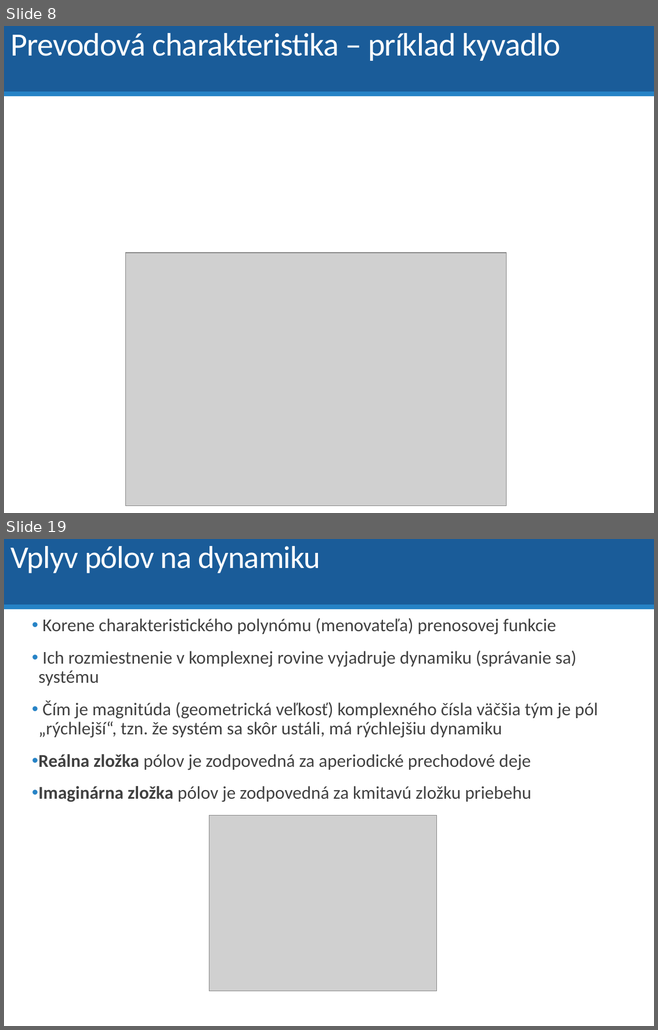
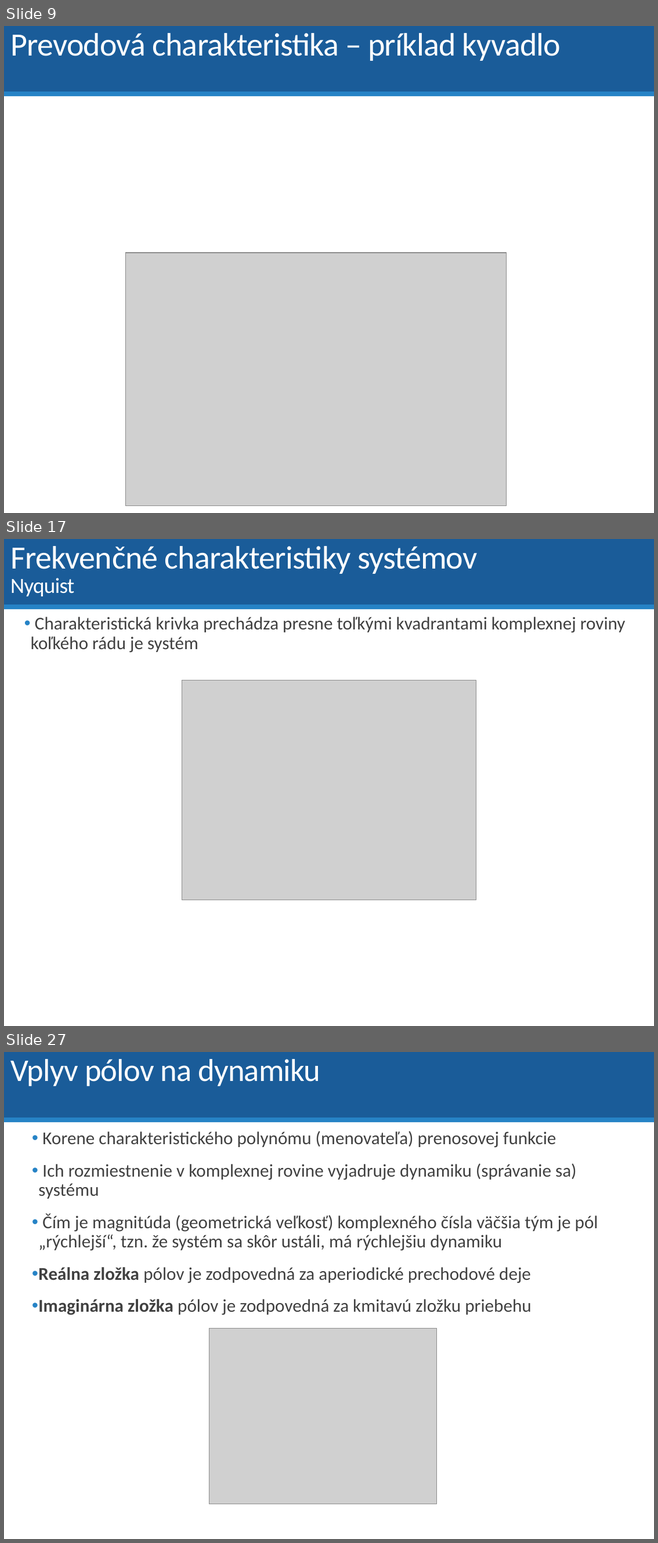
Before and after one commit to dodekm/TeamProjektKybernetika, a slide deck: Nove prednasky/P4 Vlastnosti prenosovych funkcii.pptx. Shown one above the other, each under a label of ours: slides 8 and 19 before the commit, slides 9, 17 and 27 after it; the slides between them are not shown. The pictures are 658x1030 and 658x1543 pixels, drawn with LibreOffice and Linux fonts; fonts in the diff are those of the drawing; grey boxes stand for pictures. Boxes give left, top, right and bottom in pixels: in the first picture for what was removed or moved away, otherwise in the second. Text is boxed around its words. In the diff, an @@ line names an element or a change of style, - is before the commit and + after.

```diff
--- a/Nove prednasky/P4 Vlastnosti prenosovych funkcii.pptx
+++ b/Nove prednasky/P4 Vlastnosti prenosovych funkcii.pptx
@@ slide 17 added at (4, 539, 654, 1026), background #FFFFFF; not listed: 2 template elements that a slide beside it also shows @@
@@ title added at (10, 546, 477, 596), 36 pt, text #FFFFFF @@
+Frekvenčné charakteristiky systémov
+Nyquist
@@ text added at (31, 617, 625, 653), 20 pt, text #404040 @@
+• Charakteristická krivka prechádza presne toľkými kvadrantami komplexnej roviny koľkého rádu je systém
@@ picture added at (182, 681, 476, 900) @@
@@ what was slide 8 is now slide 9 @@
@@ what was slide 19 is now slide 27 @@
```
Also in this commit, not shown: 19 slides changed, 8 other slides added, 2 slides removed, 6 other files.
